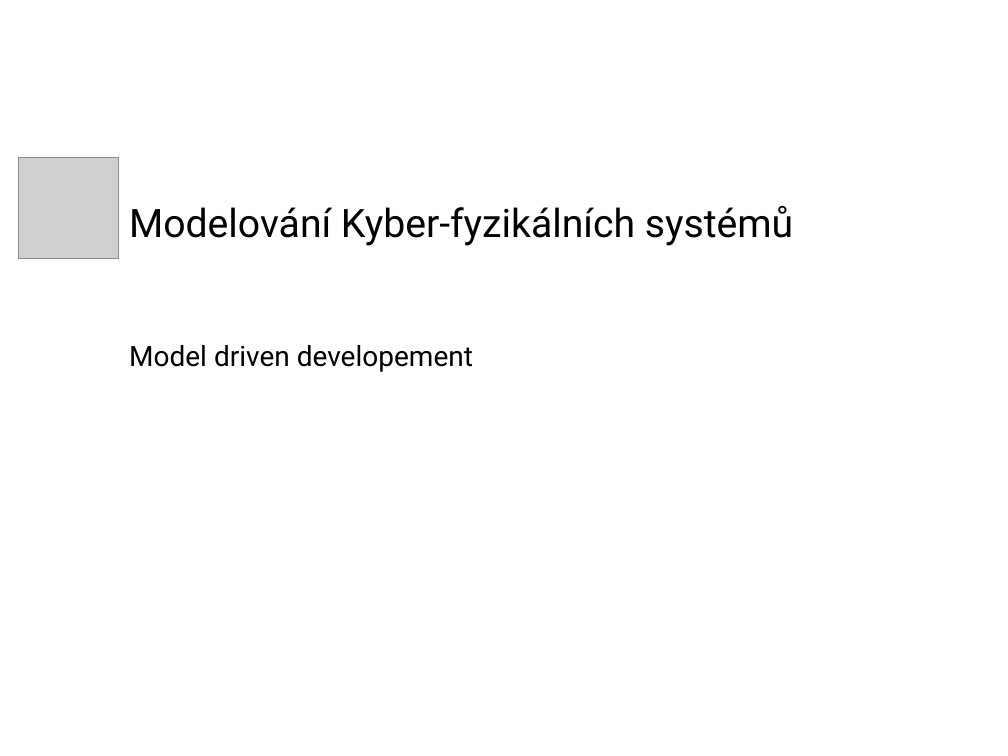
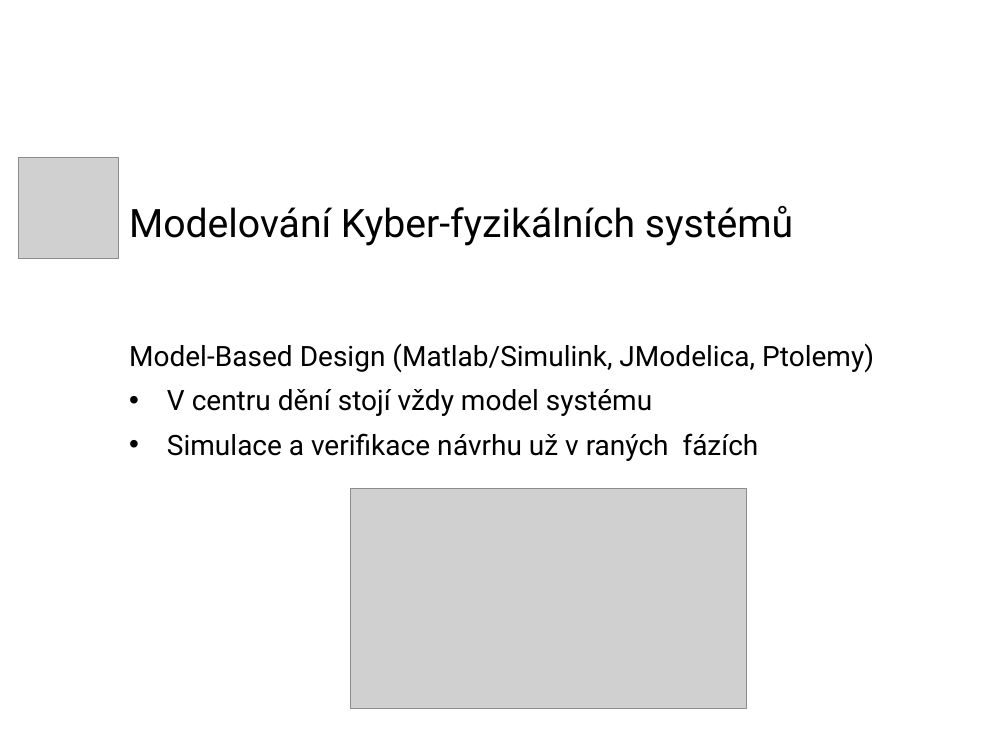
Before and after one commit to apelttom/20-semester_PhD_thesis, a slide deck: slide 11 of thesis/state_of_the_art_presentation/2018.01.17_SotA_presCZ.pptx. Drawn at 1008x756 pixels with LibreOffice and Linux fonts; fonts in the diff are those of the drawing; grey boxes stand for pictures; background and template pictures are left out. Boxes give left, top, right and bottom in pixels: in the first picture for what was removed or moved away, otherwise in the second. Text is boxed around its words. In the diff, an @@ line names an element or a change of style, - is before the commit and + after.

```diff
--- a/thesis/state_of_the_art_presentation/2018.01.17_SotA_presCZ.pptx
+++ b/thesis/state_of_the_art_presentation/2018.01.17_SotA_presCZ.pptx
@@ text at [129, 343, 874, 461]: text changed @@
-Model driven developement
+Model-Based Design (Matlab/Simulink, JModelica, Ptolemy)
+• V centru dění stojí vždy model systému
+• Simulace a verifikace návrhu už v raných fázích
@@ picture added at [351, 489, 746, 709] @@
```
Also in this commit, not shown: 9 other slides changed, 2 slides added, 2 slides removed, 1 other file.
